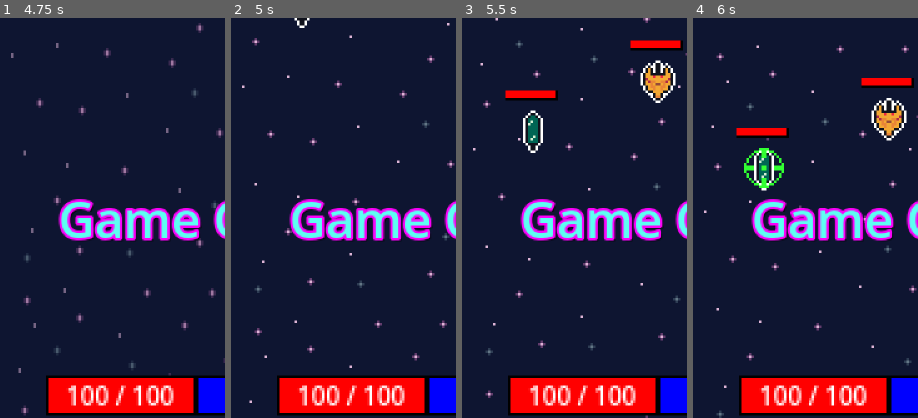
Above: before the commit, frames 1-4 (left to right).
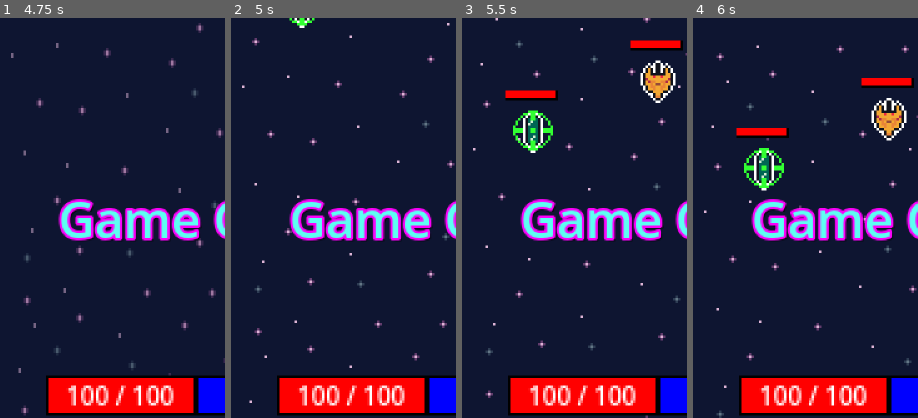
Above: after the commit, the same moments.

Repository: ZoNaDak/GalaxyPuzzleShooter_ProtoType
Game: Godot game, scene res://game/scenes/title/title_scene.tscn
The game is run twice, just before and just after one commit, with the same random seed, the same clock (stepped at 60 frames per second) and the same inputs.
Inputs (mouse positions are % of the whole screen's width and height, from its top left):
- Up to frame 1 (4.75 s): click "Game Start" at 0.5 s; tap Enter at 1.25 s; move the mouse to (10, 63) at 1.27 s; tap 2 at 1.35, 3.6 s; click (10, 63) at 1.42 s; move the mouse to (20, 63) at 2.02 s; tap 1 at 2.1, 4.35 s; click (20, 63) at 2.17 s; click (93, 47) at 2.75 s; move the mouse to (27, 68) at 3.52 s; click (27, 68) at 3.67 s; move the mouse to (32, 65) at 4.27 s; click (32, 65) at 4.42 s
- Up to frame 2 (5 s): no input
- Up to frame 3 (5.5 s): move the mouse to (42, 63) at 5.02 s; tap 2 at 5.1 s; click (42, 63) at 5.17 s
- Up to frame 4 (6 s): move the mouse to (22, 19) at 5.77 s; tap 1 at 5.85 s; click (22, 19) at 5.92 s
The pictures show only the part of the screen within x 6-56%, y 0-50%; the shares and areas given below are measured in that part.

Frame 1 is identical in both runs. In frame 2, 0.1% of the frame differs, in the area x 25-38%, y 0-2%; in frame 3, 0.6%, in the area x 22-41%, y 23-34%; in frame 4, nothing differs.

Commit message:
Add Fire LockedEnemy

Diff:
--- a/wool-galaxy-proto/game/characters/player/player.gd
+++ b/wool-galaxy-proto/game/characters/player/player.gd
@@ -13,6 +13,7 @@
 #region Callable
 
 var _fire_projectile_callable: Callable
+var _get_locked_enemy_callable: Callable
 
 #endregion
 
@@ -20,11 +21,13 @@
 
 #region Lifecycle
 
-func initialize(fire_projectile_callable: Callable) -> void:
+func initialize(fire_projectile_callable: Callable,
+	get_locked_enemy_callable: Callable) -> void:
 	player_data = PlayerData.new(player_config.max_hp, player_config.max_mp)
 	data = player_data
 
 	_fire_projectile_callable = fire_projectile_callable
+	_get_locked_enemy_callable = get_locked_enemy_callable
 
 	state = StateType.IDLE
 
@@ -68,11 +71,14 @@
 	LogManager.info("Fire Missile : %s"
 		% [Enums.MissileColorType.find_key(missile_data.color)], "Player")
 
+	var target = _get_locked_enemy_callable.call()
+
 	match missile_data.color:
 		Enums.MissileColorType.RED:
 			var bullet: Bullet = _fire_projectile_callable.call("player_bullet")
+			var move_dir = (target.global_position - projectile_start_point.global_position).normalized()
 			bullet.set_data(get_type(), projectile_start_point.global_position,
-				Vector2.UP, player_config.red_missile_value)
+				move_dir, player_config.red_missile_value)
 		Enums.MissileColorType.BLUE:
 			pass
 		Enums.MissileColorType.GREEN:
--- a/wool-galaxy-proto/game/projectiles/bullet.gd
+++ b/wool-galaxy-proto/game/projectiles/bullet.gd
@@ -61,7 +61,6 @@
 func _on_area_entered(other_area: Area2D) -> void:
 	var character = other_area.owner as Character
 	character.do_damage(damage)
-	area.monitoring = false
 	_despawn_callable.call(self)
 
 #endregion
--- a/wool-galaxy-proto/game/scenes/main/flow/states/setup_stage_flow_state.gd
+++ b/wool-galaxy-proto/game/scenes/main/flow/states/setup_stage_flow_state.gd
@@ -14,8 +14,8 @@
 
 func begin() -> void:
 	_context.player.initialize(
-		_context.projectile_service.spawn_bullet
-	)
+		_context.projectile_service.spawn_bullet,
+		_context.enemy_service.get_locked_enemy)
 	_context.player_ui.initialize(_context.player.player_data)
 	_context.missile_slot_board.initialize()
 
--- a/wool-galaxy-proto/game/services/enemy_service.gd
+++ b/wool-galaxy-proto/game/services/enemy_service.gd
@@ -49,6 +49,9 @@
 	_enemy_parent.add_child(enemy)
 	_enemy_arr[spawn_index] = enemy
 
+	if _locked_enemy == null:
+		enemy.lock_on()
+
 func despawn_enemy(spawn_index: int) -> void:
 	_enemy_arr[spawn_index].queue_free()
 	_enemy_arr[spawn_index] = null
@@ -62,4 +65,7 @@
 
 	_locked_enemy = enemy
 
+func get_locked_enemy() -> Enemy:
+	return _locked_enemy
+
 #endregion
